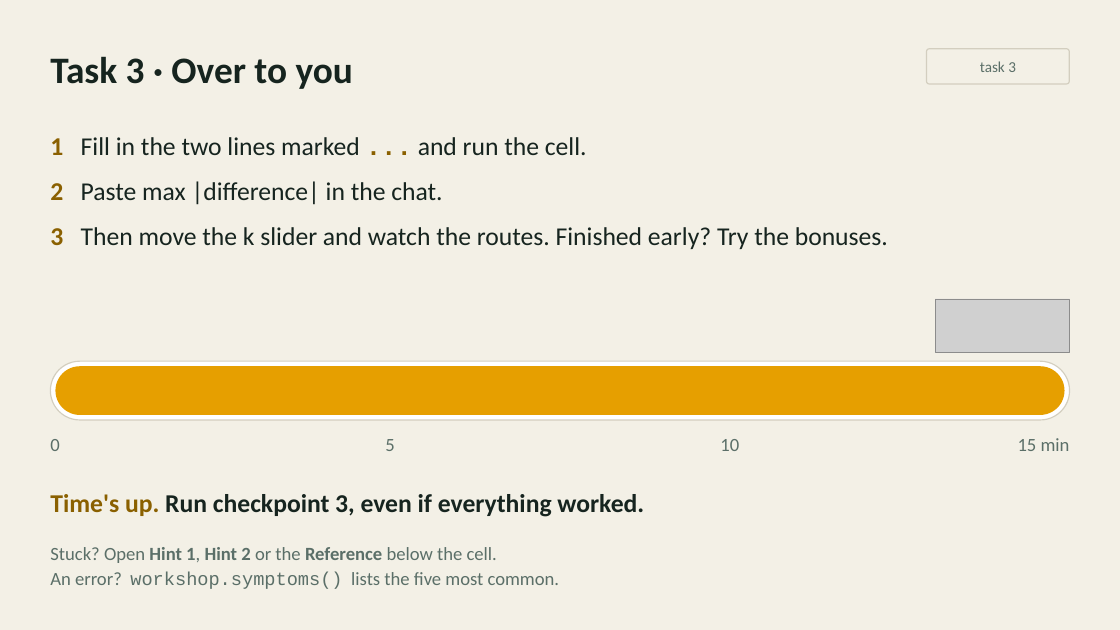
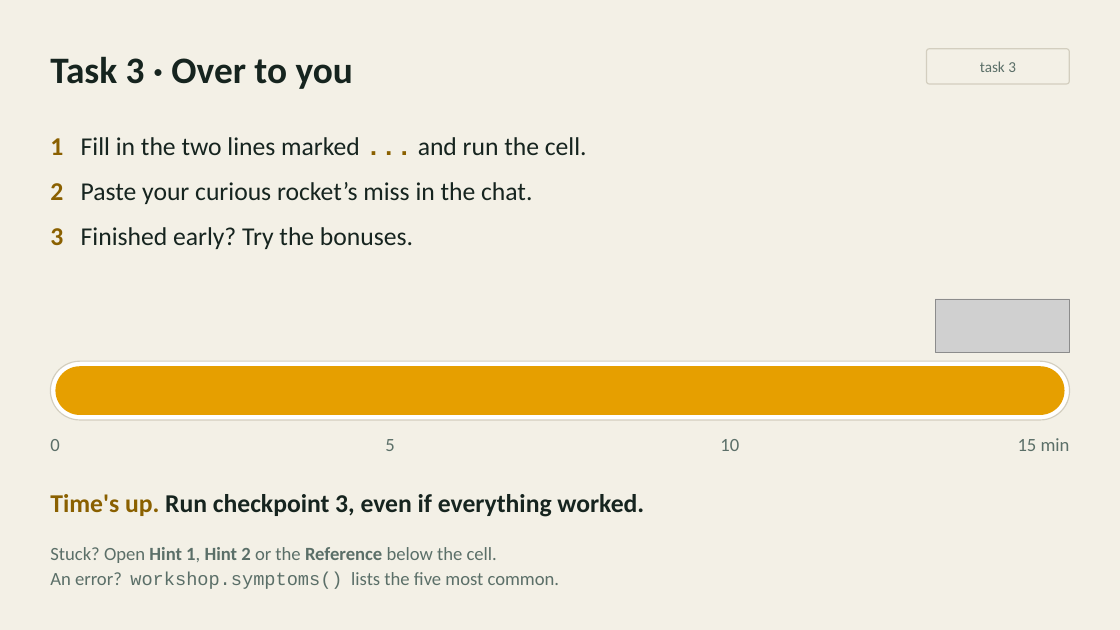
Before and after one commit to inferogenesis/cpomdp-workshop, a slide deck: slide 16 of deck/cpomdp_symposium_2026.pptx. Drawn at 1120x630 pixels with LibreOffice and Linux fonts; fonts in the diff are those of the drawing; grey boxes stand for pictures. Boxes give left, top, right and bottom in pixels: in the first picture for what was removed or moved away, otherwise in the second. Text is boxed around its words. In the diff, an @@ line names an element or a change of style, - is before the commit and + after.

```diff
--- a/deck/cpomdp_symposium_2026.pptx
+++ b/deck/cpomdp_symposium_2026.pptx
@@ text at <box>50,182,532,249</box>: text changed @@
-2 Paste max |difference| in the chat.
-3 Then move the k slider and watch the routes. Finished early? Try the bonuses.
+2 Paste your curious rocket’s miss in the chat.
+3 Finished early? Try the bonuses.
```
Also in this commit, not shown: 5 other slides changed, 3 slides added, 4 slides removed, 5 other files.
